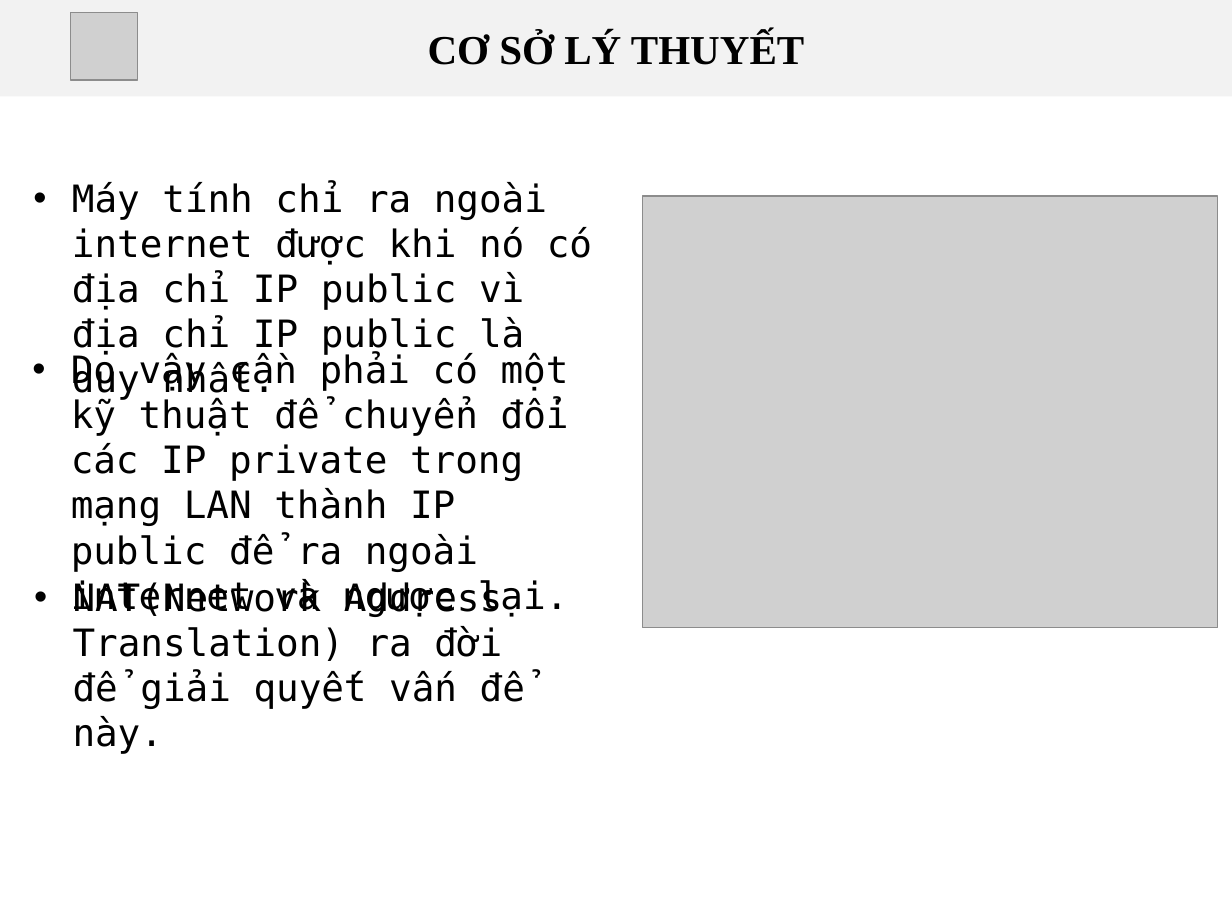
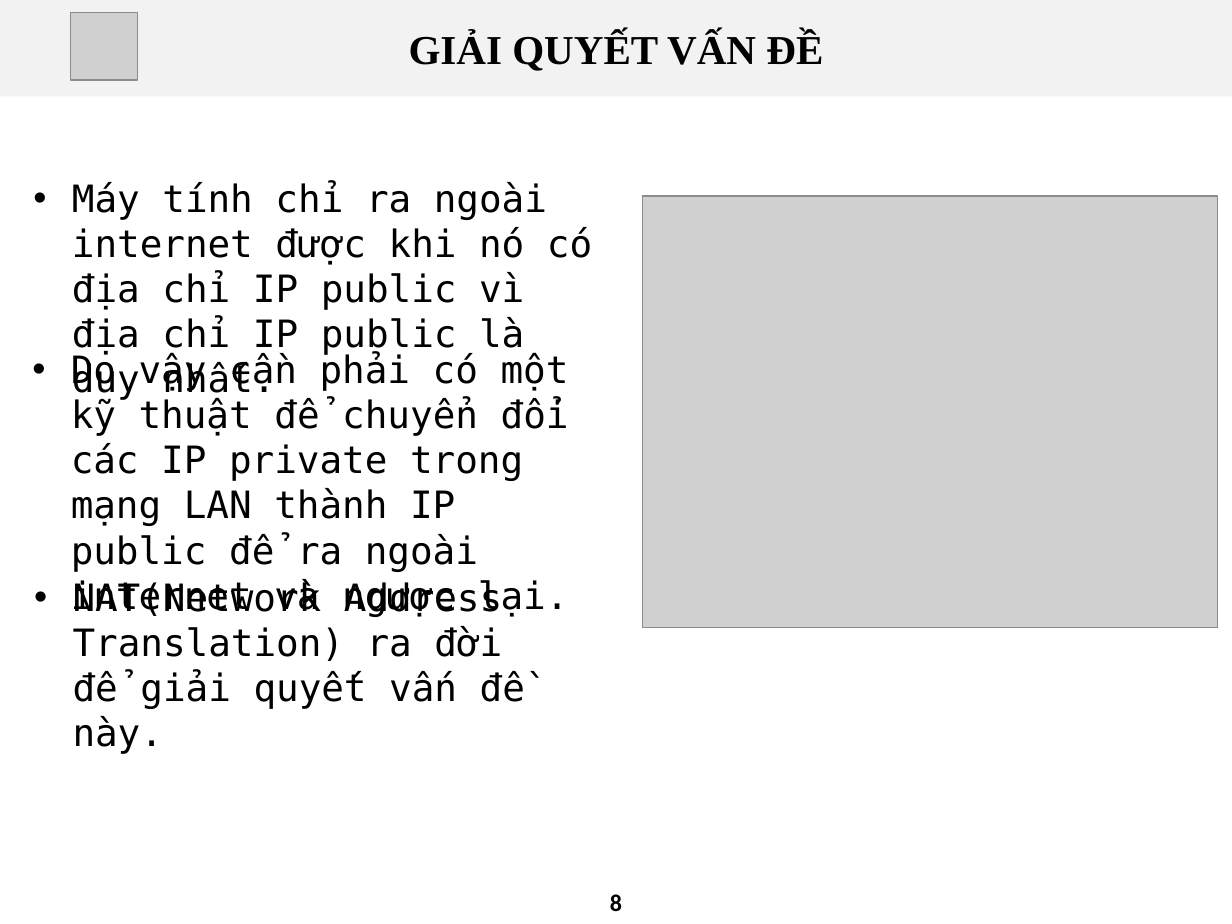
Before and after one commit to tinhphandotco/webrtc, a slide deck: slide 8 of baocao/BaoCao_DATN_TranThongThanhLuan.pptx (slide 7 before the commit). Drawn at 1232x924 pixels with LibreOffice and Linux fonts; fonts in the diff are those of the drawing; grey boxes stand for pictures; background and template pictures are left out. Boxes give left, top, right and bottom in pixels: in the first picture for what was removed or moved away, otherwise in the second. Text is boxed around its words. In the diff, an @@ line names an element or a change of style, - is before the commit and + after.

```diff
--- a/baocao/BaoCao_DATN_TranThongThanhLuan.pptx
+++ b/baocao/BaoCao_DATN_TranThongThanhLuan.pptx
@@ text in rectangle at <box>409,32,823,71</box>: text changed @@
-CƠ SỞ LÝ THUYẾT
+GIẢI QUYẾT VẤN ĐỀ
@@ text at <box>73,580,548,754</box>: text changed @@
-• NAT(Network Address Translation) ra đời để giải quyết vấn để này.
+• NAT(Network Address Translation) ra đời để giải quyết vấn đề này.
@@ page number added at <box>610,894,622,911</box>, 14 pt, text #000000, bold @@
+8
```
Also in this commit, not shown: 15 other slides changed, 12 other files.
